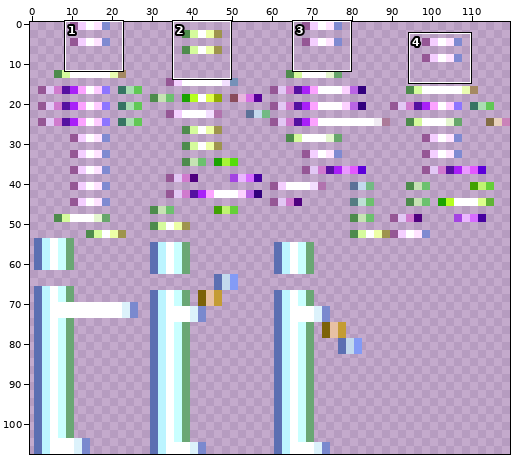
Sprite sheet: assets/images/player.png. Above: a wide view before the commit, with the close-up outlined.
Close-up. As it was:
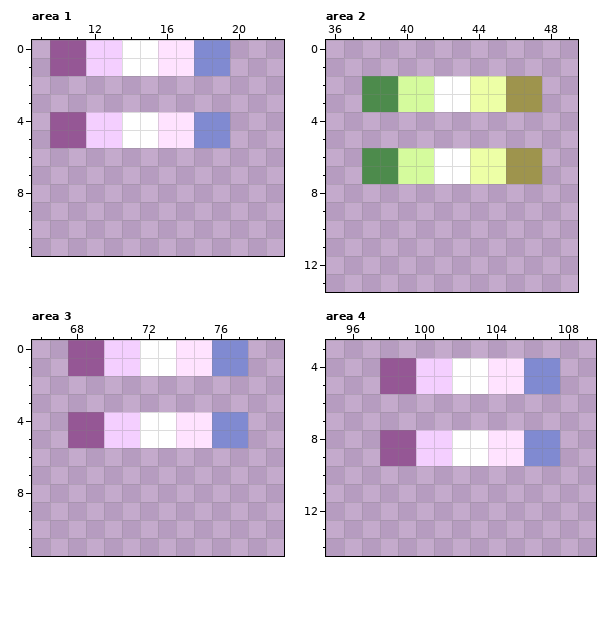
The file is 120x108 pixels. Colours within 5 levels of each other are drawn and written as one. Shown: area 1: x 9..22, y 0..11; area 2: x 36..49, y 0..13; area 3: x 66..79, y 0..11; area 4: x 95..109, y 3..14. The commit also changed other parts of the picture, which this record leaves out.
Once edited:
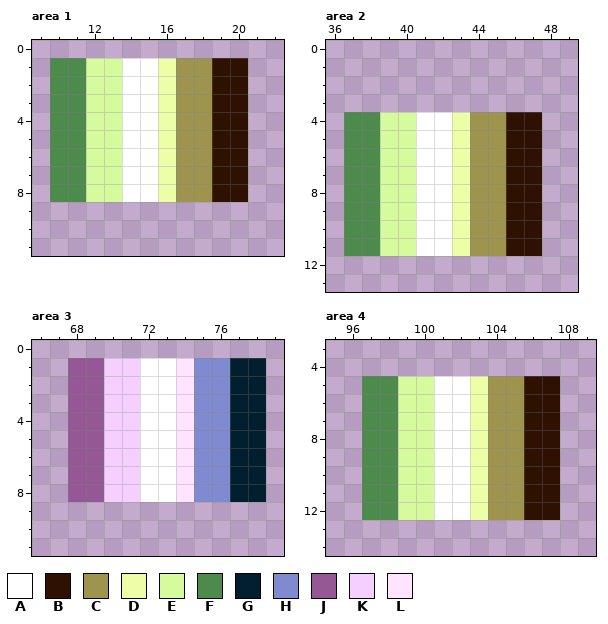
Palette (. is transparent): A #ffffff  B #2e1101  C #9e944d  D #edffa6  E #d5fb9d  F #4d8b4c  G #021f2f  H #808ad1  J #955795  K #f4cfff  L #ffe3ff
Difference:
Area 1:
y 0: x 10..19 JJKKAALLHH -> ..........
y 1: x 10..13 JJKK -> FFEE; x 16..20 LLHH. -> DCCBB
y 2..3: x 10..20 ........... -> FFEEAADCCBB
y 4..5: x 10..13 JJKK -> FFEE; x 16..20 LLHH. -> DCCBB
y 6..8: x 10..20 ........... -> FFEEAADCCBB
Area 2:
y 2..3: x 38..47 FFEEAADDCC -> ..........
y 4..5: x 37..47 ........... -> FFEEAADCCBB
y 6..7: x 37 . -> F; x 39 F -> E; x 41 E -> A; x 43..47 ADDCC -> DCCBB
y 8..11: x 37..47 ........... -> FFEEAADCCBB
Area 3:
y 0: x 68..77 JJKKAALLHH -> ..........
y 1: x 75 L -> H; x 77..78 H. -> GG
y 2..3: x 68..78 ........... -> JJKKAALHHGG
y 4..5: x 75 L -> H; x 77..78 H. -> GG
y 6..8: x 68..78 ........... -> JJKKAALHHGG
Area 4:
y 4: x 98..107 JJKKAALLHH -> ..........
y 5: x 97..101 .JJKK -> FFEEA; x 103..107 ALLHH -> DCCBB
y 6..7: x 97..107 ........... -> FFEEAADCCBB
y 8..9: x 97..101 .JJKK -> FFEEA; x 103..107 ALLHH -> DCCBB
y 10..12: x 97..107 ........... -> FFEEAADCCBB
Where, in picture pixels (left, top, right, bottom), the same in both close-ups:
changed: (50, 40, 248, 202)
changed: (344, 76, 542, 256)
changed: (68, 340, 266, 502)
changed: (362, 358, 560, 520)
